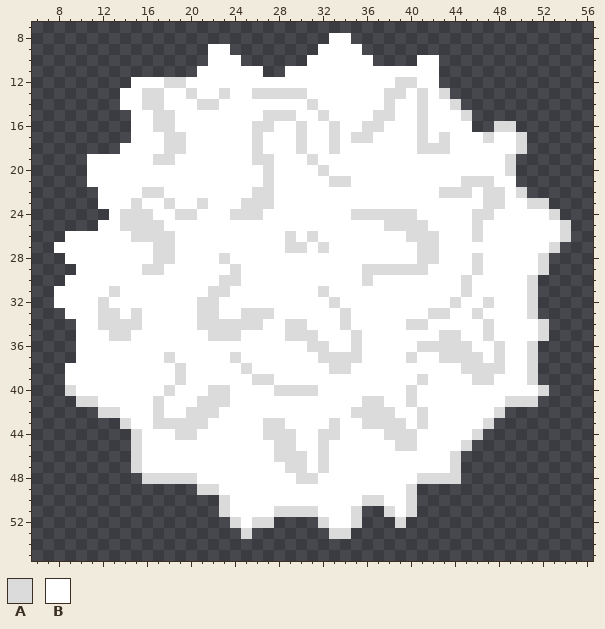
Pixel-art file, stored at Arte/Source/MainMenu/white_blood_cell.ase. The picture above was drawn from the file before the commit.
64x64 pixels, 1 frame. Colours within 5 levels of each other are drawn and written as one. Shown: x 6..56, y 7..55.
Palette (. is transparent): A #dbdbdb  B #ffffff
Pixels before (only the part around the change), first column x 6:
13 ........BBAABBABBABBAAAAABBBBBBBAABABA.............
14 ........BBAABBBAABBBBBBBBABBBBBBABBABBA............
15 .........BBAABBBBBBBBAAABBABBBBAABBABBBA...........
16 .........BBAABBBBBBBAABBABBABBAABBBABBBB..AA.......
17 .........BBBAABBBBBBABBBABBABAABBBBABABBBABBA......
18 ........BBBBAABBBBBBABBBABBABBBBBBBAAABBBBBBA......
19 .....BBBBBBAABBBBBBBAABBBABBBBBBBBBBBBBBBBBA.......
20 .....BBBBBBBBBBBBBBBBABBBBABBBBBBBBBBBBBBBBA.......
21 .....BBBBBBBBBBBBBBBBABBBBBAABBBBBBBBBBAAABB.......
22 ......BBBBAABBBBBBBBAABBBBBBBBBBBBBBBAAABAABA......
23 ......BBBABBABBABBBAAABBBBBBBBBBBBBBBBBBBAABBAA....
24 .......BAAABBAABBBAAABBBBBBBBAAAAAABBBBBAABBBBBA...
25 ......BBAAAABBBBBBBBBBBBBBBBBBBBAAAABBBBABBBBBBBA..
26 ...BBBBBBAAAABBBBBBBBBBABABBBBBBBBAAABBBABBBBBBBA..
27 ..BBBBBBBBBAABBBBBBBBBBAABABBBBBBBBAABBBBBBBBBBA...
28 ...BBBBBBBBAABBBBABBBBBBBBBBBBBBBBBAABBBABBBBBA....
29 ....BBBBBBAABBBBBBABBBBBBBBBBBAAAAAABBBBABBBBBA....
30 ...BBBBBBBBBBBBBBAABBBBBBBBBBBABBBBBBBBABBBBBA.....
31 ..BBBBBABBBBBBBBAABBBBBBBBABBBBBBBBBBBBABBBBBA.....
32 ..BBBBABBBBBBBBAABBBBBBBBBBABBBBBBBBBBABBABBBA.....
33 ...BBBAABABBBBBAABBAAABBBBBBABBBBBBBAABBABBBBA.....
34 ....BBAAAABBBBBAAAAAABBAABBBABBBBBAABBBBBABBBBA....
35 ....BBBAABBBBBBBAAABBBBAAABBBABBBBBBBAABBABBBBA....
36 ....BBBBBBBBBBBBBBBBBBBBBAABBABBBBBAAAAABBABBA.....
37 ....BBBBBBBBABBBBBABBBBBBBAAAABBBBABBAAAABABBA.....
38 ...BBBBBBBBBBABBBBBABBBBBBBAABBBBBBBBBBAAAABBA.....
39 ...BBBBBBBBBBABBBBBBAABBBBBBBBBBBBBABBBBAABBBA.....
40 ...ABBBBBBBBABBBAABBBBAAAABBBBBBBBABBBBBBBBBBBA....
41 ....AABBBBBABBBAAABBBBBBBBBBBBAABBABBBBBBBBAAA.....
42 ......AABBBABBAAABBBBBBBBBBBBAAAABBABBBBBBA........
43 ........ABBAAAAABBBBBAABBBBABBAAAABABBBBBA.........
44 .........ABBBAABBBBBBAAABBAABBBBAAABBBBBA..........
45 .........ABBBBBBBBBBBBAABBABBBBBBAABBBBA...........
46 .........ABBBBBBBBBBBBAAABABBBBBBBBBBBA............
47 .........ABBBBBBBBBBBBBAABABBBBBBBBBBBA............
48 ..........AAAAABBBBBBBBBAABBBBBBBBBAAAA............
49 ...............AABBBBBBBBBBBBBBBBBA................
50 .................ABBBBBBBBBBBBAABBA................
51 .................ABBBBAAAABBBA..ABA................
52 ..................ABAA....ABBA...A.................
53 ...................A.......AA......................
54 ...................................................
55 ...................................................
The same view after the edit:
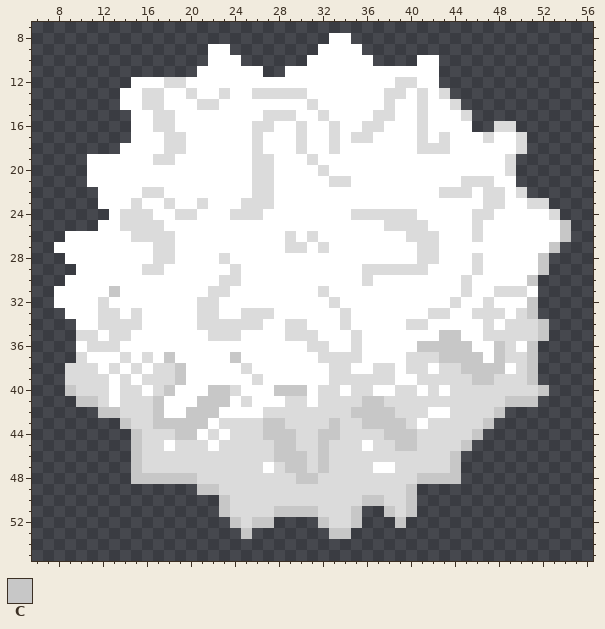
Colours new in this view: C #c7c7c7
Difference:
y 20..21: x 26 B -> A
y 25..26: x 54 A -> C
y 27: x 53 A -> C
y 28..29: x 52 A -> C
y 30: x 51 A -> C
y 31: x 13 A -> C; x 48..51 BBBA -> AAAB
y 32: x 51 A -> C
y 33: x 47..48 BB -> AA; x 50..51 BA -> AC
y 34: x 49..52 BBBA -> AAAC
y 35: x 10..11 BB -> AA; x 43..44 AA -> CC; x 48..52 BBBBA -> AAAAC
y 36: x 11..13 BBB -> AAA; x 41..45 AAAAA -> CCCCC; x 48..49 AB -> CA; x 51 A -> C
y 37: x 10 B -> A; x 14 B -> A; x 16 B -> A; x 18 A -> C; x 24 A -> C; x 41..46 BBAAAA -> AACCCC; x 48..51 ABBA -> CAAC
y 38: x 9..11 BBB -> AAA; x 13 B -> A; x 15 B -> A; x 17..19 BBA -> AAC; x 37..38 BB -> AA; x 40..41 BB -> AA; x 43..48 BBAAAA -> AACCCC; x 50..51 BA -> AC
y 39: x 9..12 BBBB -> AAAA; x 14 B -> A; x 16..19 BBBA -> AAAC; x 27 A -> B; x 33..38 BBBBBB -> AAAAAA; x 42..51 BBBBAABBBA -> AAAACCAAAC
y 40: x 9..12 ABBB -> CAAA; x 14..15 BB -> AA; x 17..18 BA -> AC; x 22..24 AAB -> CCA; x 28..33 AAAABB -> CCCBAA; x 35..36 BB -> AA; x 39 B -> A; x 42 B -> A; x 44..52 BBBBBBBBA -> AAAAAAAAC
y 41: x 10..12 AAB -> CCA; x 14..17 BBBA -> AAAC; x 21..23 AAA -> CCC; x 25 B -> A; x 29..30 BB -> AA; x 32..39 BBBBAABB -> AAAACCAA; x 41..51 BBBBBBBBAAA -> AAAAAAAACCC
y 42: x 12..17 AABBBA -> CCAAAC; x 20..22 AAA -> CCC; x 27..40 BBBBBBBBAAAABB -> AAAAAAAACCCCAA; x 44..48 BBBBA -> AAAAC
y 43: x 14..21 ABBAAAAA -> CAACCCCC; x 23..47 BBBBAABBBBABBAAAABABBBBBA -> AAAACCAAAACAACCCCABAAAAAC
y 44: x 15..20 ABBBAA -> CAAACC; x 22 B -> A; x 24..46 BBBAAABBAABBBBAAABBBBBA -> AAACCCAACCAAAACCCAAAAAC
y 45: x 15..17 ABB -> CAA; x 19..21 BBB -> AAA; x 23..35 BBBBBAABBABBB -> AAAAACCAACAAA; x 37..45 BBAABBBBA -> AACCAAAAC
y 46: x 15..44 ABBBBBBBBBBBBAAABABBBBBBBBBBBA -> CAAAAAAAAAAAACCCACAAAAAAAAAAAC
y 47: x 15..26 ABBBBBBBBBBB -> CAAAAAAAAAAA; x 28..36 BAABABBBB -> ACCACAAAA; x 39..44 BBBBBA -> AAAAAC
y 48: x 15..44 .AAAAABBBBBBBBBAABBBBBBBBBAAAA -> CCCCCCAAAAAAAAACCAAAAAAAAACCCC
y 49: x 21..40 AABBBBBBBBBBBBBBBBBA -> CCAAAAAAAAAAAAAAAAAC
y 50: x 23..40 ABBBBBBBBBBBBAABBA -> CAAAAAAAAAAAACCAAC
y 51: x 23..35 ABBBBAAAABBBA -> CAAAACCCCAAAC; x 38..40 ABA -> CAC
y 52: x 24..27 ABAA -> CACC; x 32..35 ABBA -> CAAC; x 39 A -> C
y 53: x 25 A -> C; x 33..34 AA -> CC
Changed places in both pictures, as pixel boxes (x1, y1, x2, y2):
changed: (252, 165, 263, 187)
changed: (65, 220, 571, 539)
